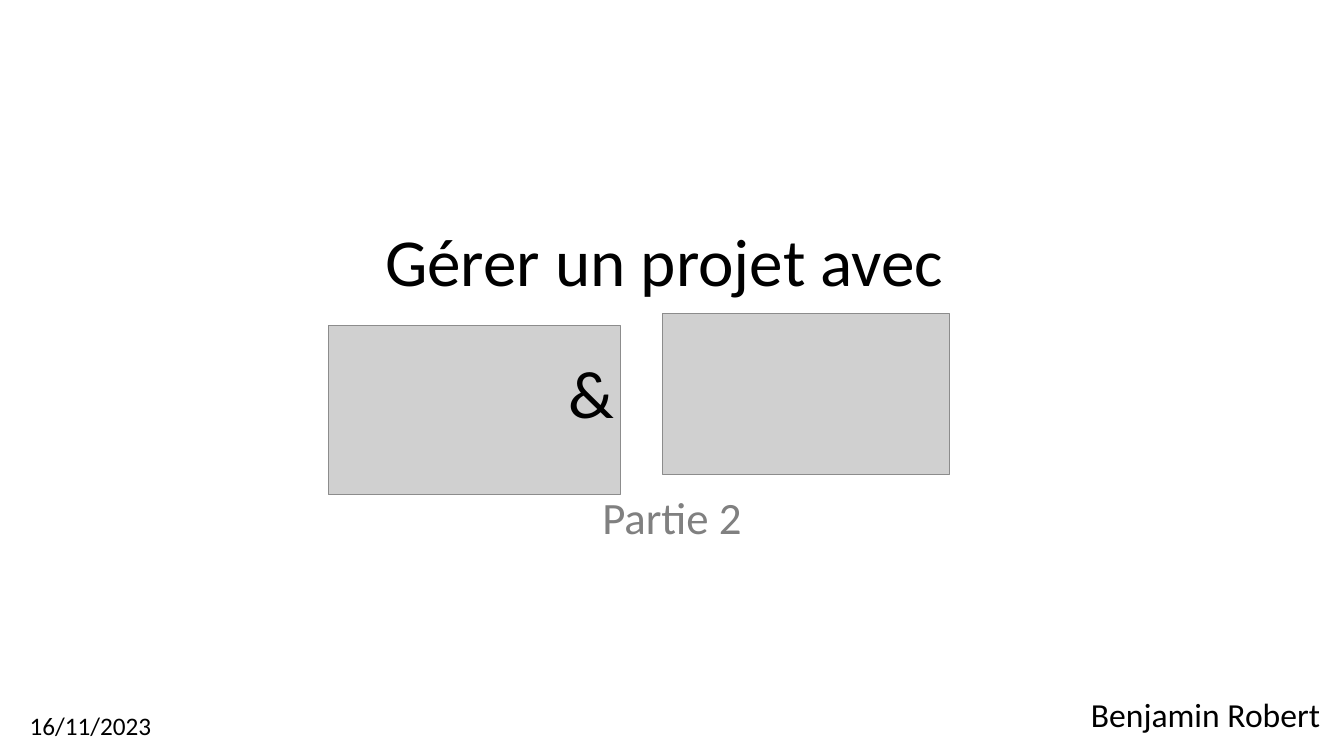
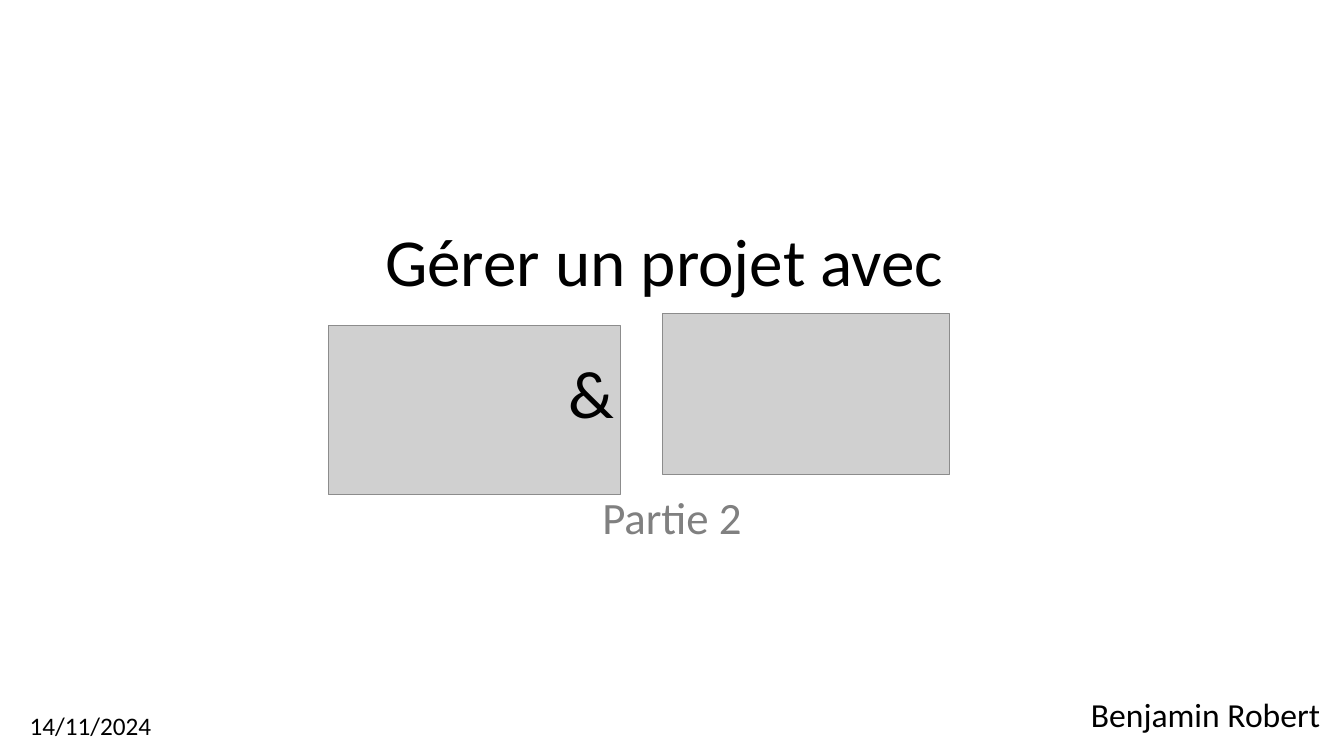
Before and after one commit to BenRobert38/BUT3-GIT-2024, a slide deck: slide 1 of Cours/BUT3-Cours2.pptx. Drawn at 1344x756 pixels with LibreOffice and Linux fonts; fonts in the diff are those of the drawing; grey boxes stand for pictures. Boxes give left, top, right and bottom in pixels: in the first picture for what was removed or moved away, otherwise in the second. Text is boxed around its words. In the diff, an @@ line names an element or a change of style, - is before the commit and + after.

```diff
--- a/Cours/BUT3-Cours2.pptx
+++ b/Cours/BUT3-Cours2.pptx
@@ text at (30,717,151,736): text changed @@
-16/11/2023
+14/11/2024
```
Also in this commit, not shown: 3 other slides changed, 1 other file.
